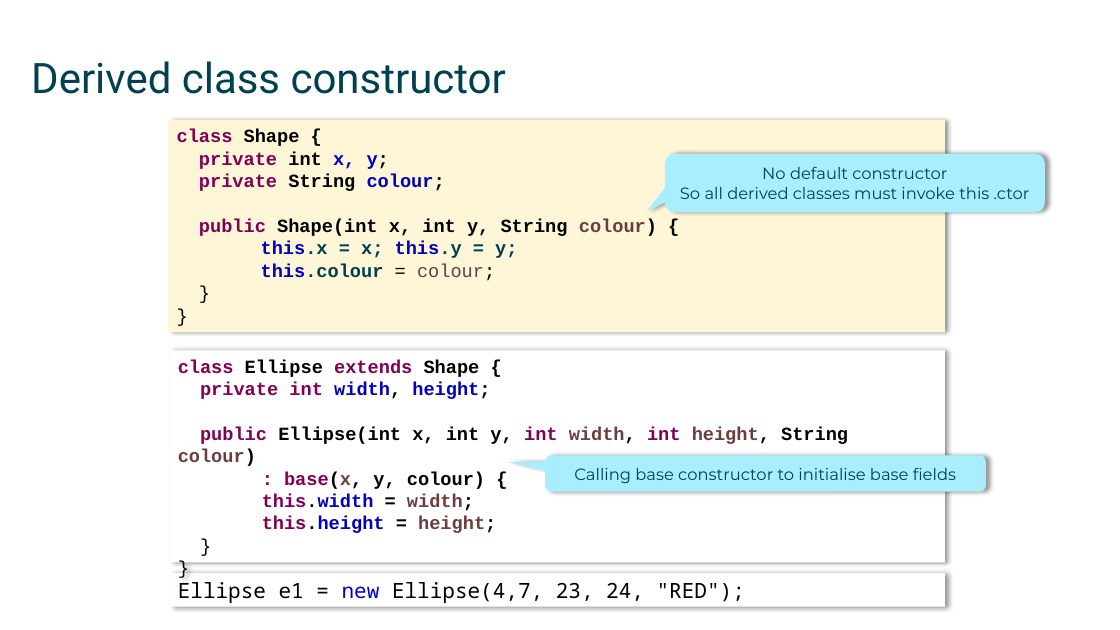
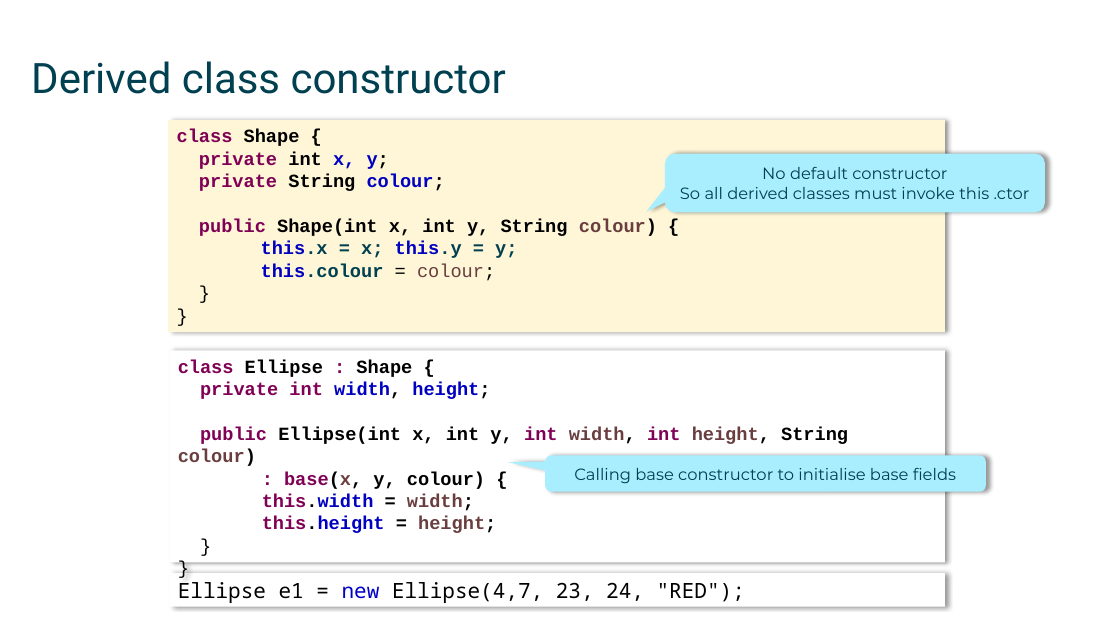
Before and after one commit to mikebaradaran/csharp, a slide deck: slide 9 of 07-Inheritance.pptx. Drawn at 1120x630 pixels with LibreOffice and Linux fonts; fonts in the diff are those of the drawing. Boxes give left, top, right and bottom in pixels: in the first picture for what was removed or moved away, otherwise in the second. Text is boxed around its words. In the diff, an @@ line names an element or a change of style, - is before the commit and + after.

```diff
--- a/07-Inheritance.pptx
+++ b/07-Inheritance.pptx
@@ text in rectangle at (178,360,412,377): text changed @@
-class Ellipse extends Shape {
+class Ellipse : Shape {
```
Also in this commit, not shown: 4 other slides changed, 5 other files.
